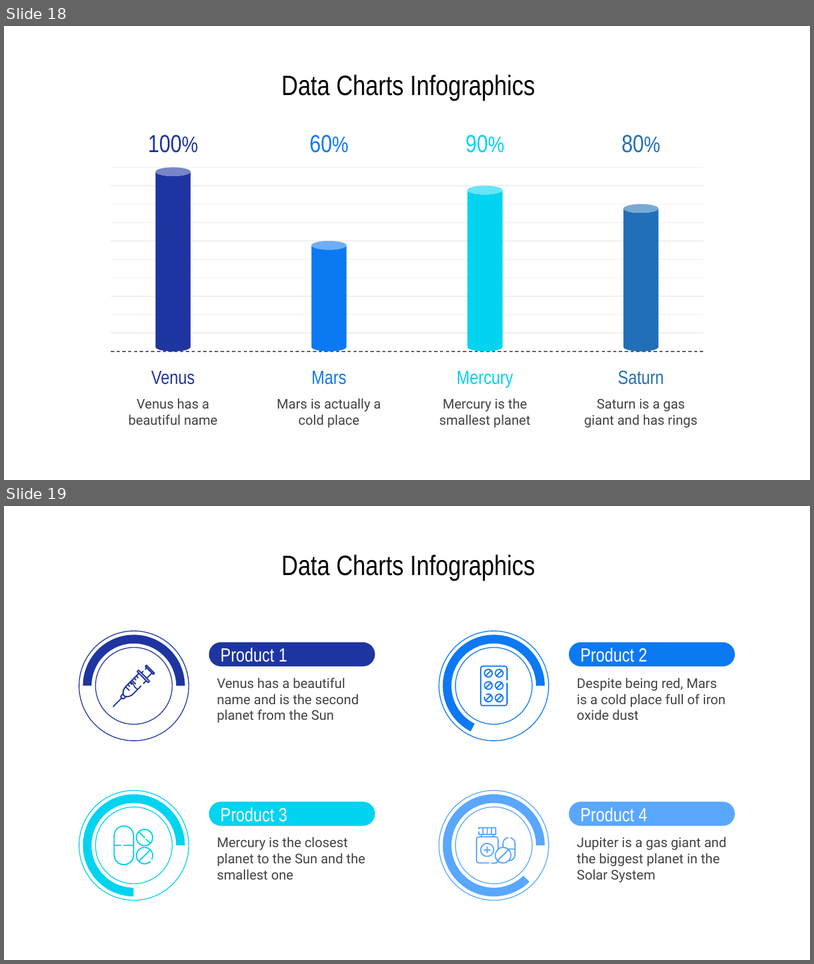
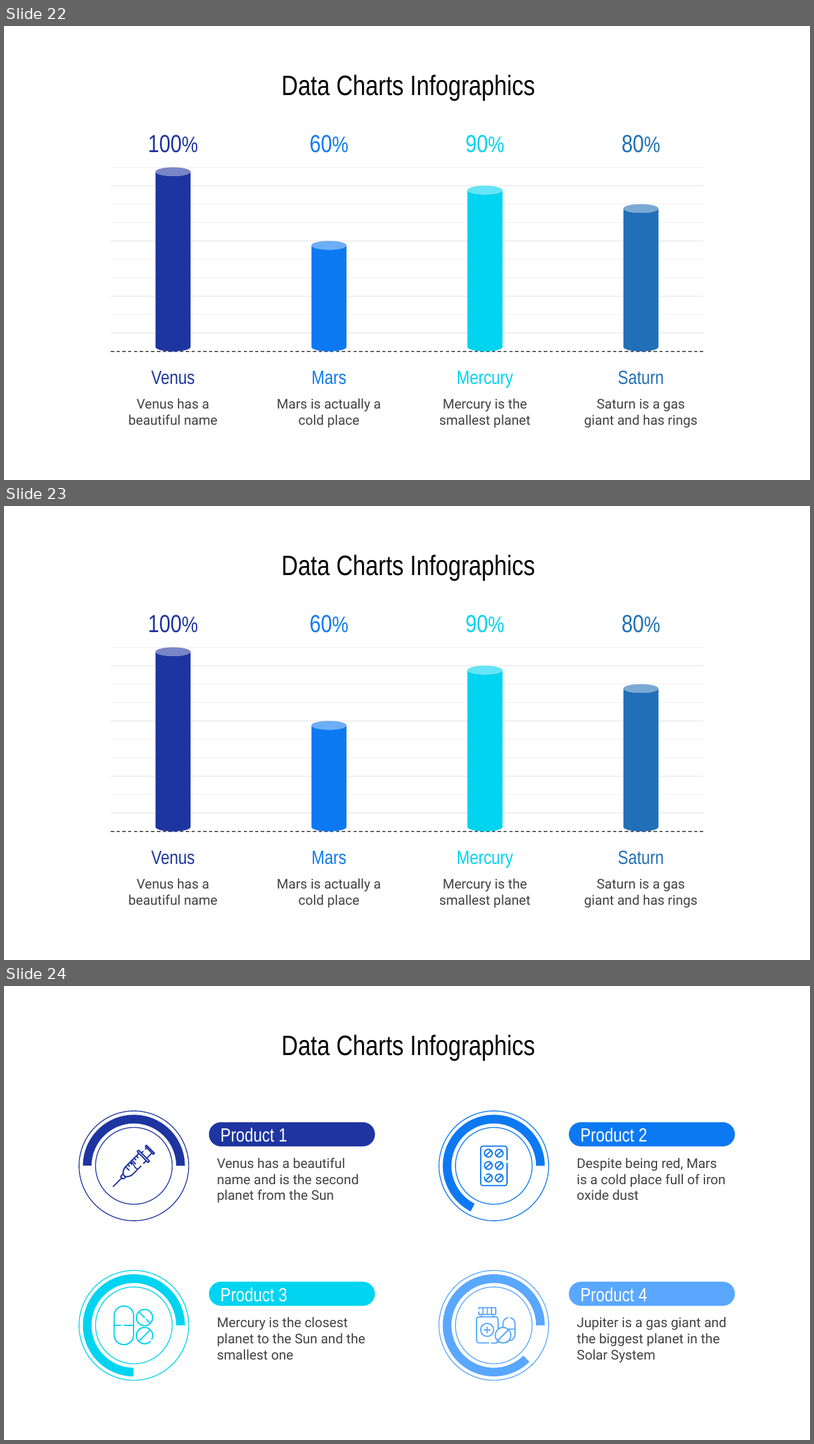
Before and after one commit to jtabordaj/research_eslatina, a slide deck: reporte_estadistico/presentacion/presentation.pptx. Shown one above the other, each under a label of ours: slides 18 and 19 before the commit, slides 22, 23 and 24 after it. The pictures are 814x964 and 814x1444 pixels, drawn with LibreOffice and Linux fonts; fonts in the diff are those of the drawing. Boxes give left, top, right and bottom in pixels: in the first picture for what was removed or moved away, otherwise in the second. Text is boxed around its words. In the diff, an @@ line names an element or a change of style, - is before the commit and + after.

```diff
--- a/reporte_estadistico/presentacion/presentation.pptx
+++ b/reporte_estadistico/presentacion/presentation.pptx
@@ slide 23 added at (4, 506, 810, 960), background #FFFFFF @@
@@ title added at (282, 555, 535, 580), 25 pt, text #000000 @@
+Data Charts Infographics
@@ group added at (584, 615, 698, 907): 3 texts, 1 cylinder @@
+Saturn
+Saturn is a gas giant and has rings
+80%
@@ group added at (110, 647, 704, 831): 11 lines @@
@@ group added at (128, 615, 218, 904): 3 texts, 1 cylinder @@
+Venus
+100%
+Venus has a beautiful name
@@ group added at (277, 615, 381, 907): 3 texts, 1 cylinder @@
+Mars
+60%
+Mars is actually a cold place
@@ group added at (440, 615, 531, 907): 3 texts, 1 cylinder @@
+Mercury
+90%
+Mercury is the smallest planet
@@ what was slide 18 is now slide 22 @@
@@ what was slide 19 is now slide 24 @@
```
Also in this commit, not shown: 6 slides changed, 4 other slides added, 7 other files.
